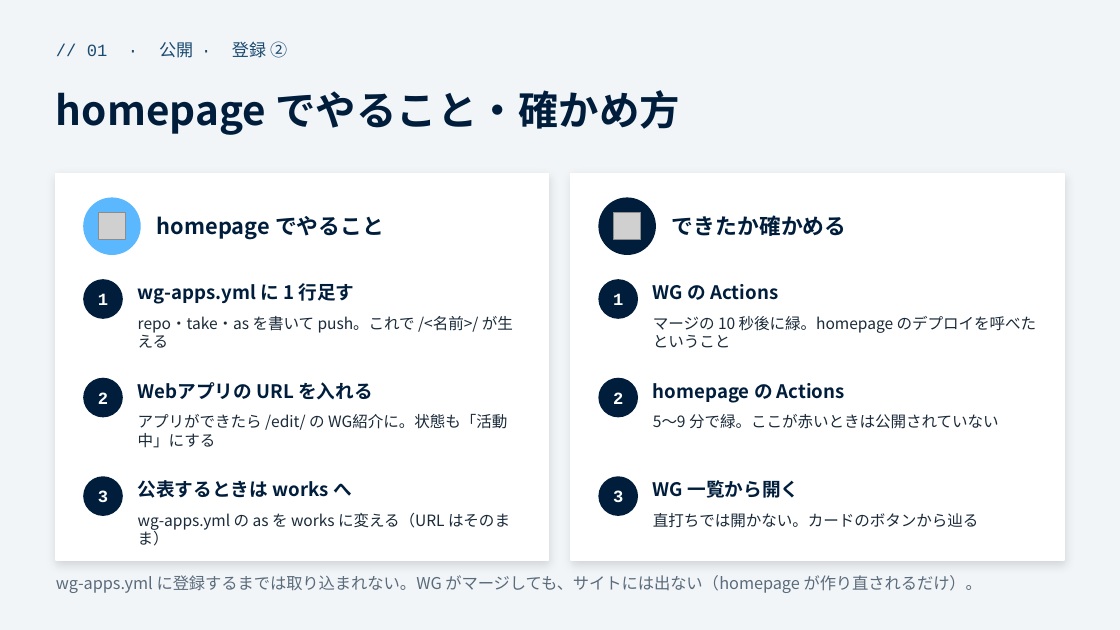
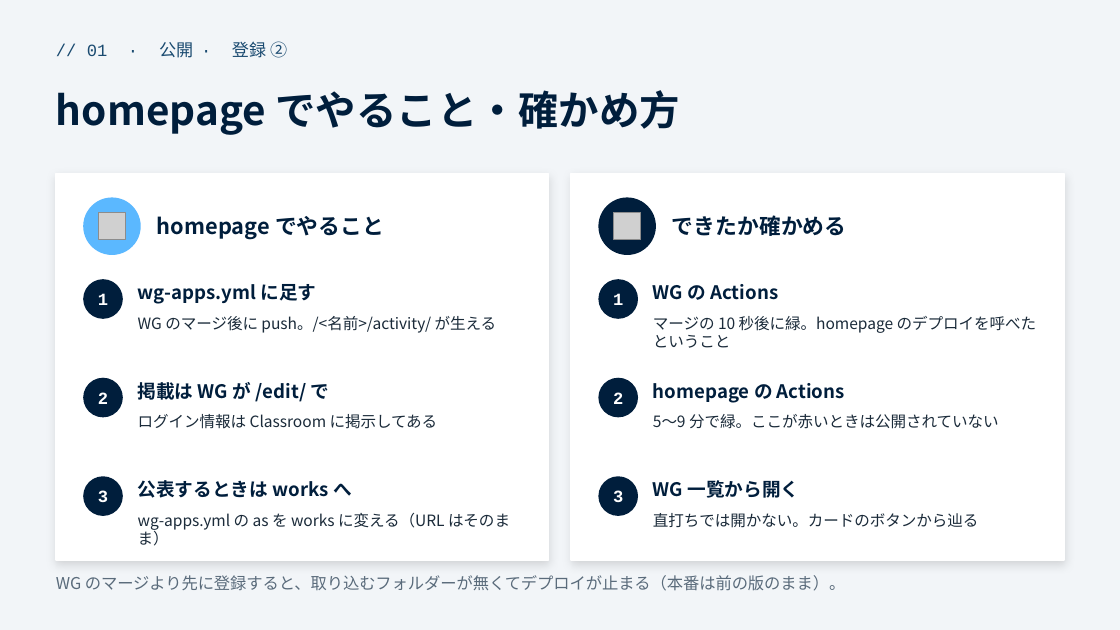
Before and after one commit to funITclub/homepage, a slide deck: slide 12 of static/guide/01_リポジトリの作り方と運用.pptx. Drawn at 1120x630 pixels with LibreOffice and Linux fonts; fonts in the diff are those of the drawing; grey boxes stand for pictures. Boxes give left, top, right and bottom in pixels: in the first picture for what was removed or moved away, otherwise in the second. Text is boxed around its words. In the diff, an @@ line names an element or a change of style, - is before the commit and + after.

```diff
--- a/static/guide/01_リポジトリの作り方と運用.pptx
+++ b/static/guide/01_リポジトリの作り方と運用.pptx
@@ text at [138, 284, 317, 304]: text changed @@
-wg-apps.yml に 1 行足す
+wg-apps.yml に足す
@@ text at [138, 316, 497, 333]: text changed @@
-repo・take・as を書いて push。これで /<名前>/ が生える
+WG のマージ後に push。/<名前>/activity/ が生える
@@ text at [138, 382, 330, 402]: text changed @@
-Webアプリの URL を入れる
+掲載は WG が /edit/ で
@@ text at [138, 414, 438, 429]: text changed @@
-アプリができたら /edit/ の WG紹介に。状態も「活動中」にする
+ログイン情報は Classroom に掲示してある
@@ text at [56, 575, 845, 591]: text changed @@
-wg-apps.yml に登録するまでは取り込まれない。WG がマージしても、サイトには出ない（homepage が作り直されるだけ）。
+WG のマージより先に登録すると、取り込むフォルダーが無くてデプロイが止まる（本番は前の版のまま）。
```
Also in this commit, not shown: 5 other slides changed, 6 other files.
